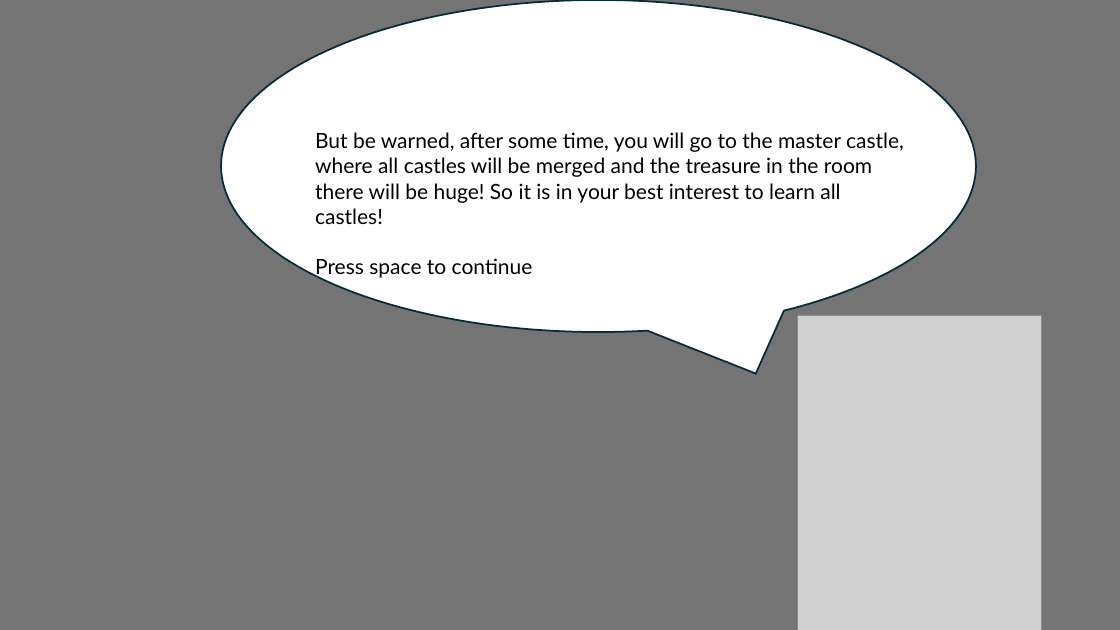
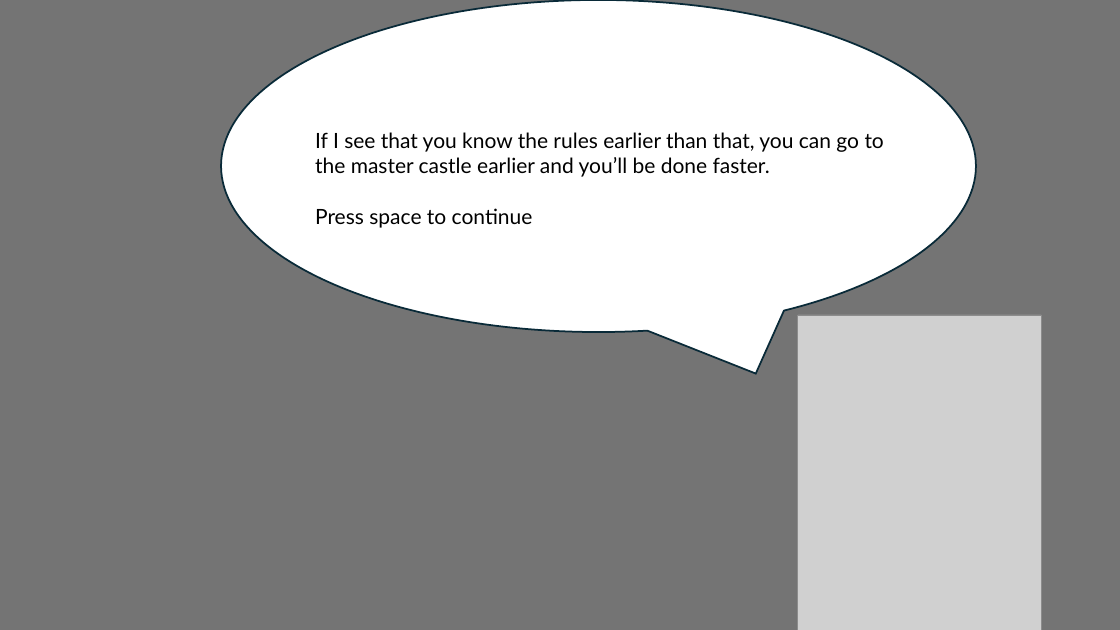
Before and after one commit to Ward-Claeys/PhD, a slide deck: slide 5 of experiment/Instructions.pptx. Drawn at 1120x630 pixels with LibreOffice and Linux fonts; fonts in the diff are those of the drawing; grey boxes stand for pictures. Boxes give left, top, right and bottom in pixels: in the first picture for what was removed or moved away, otherwise in the second. Text is boxed around its words. In the diff, an @@ line names an element or a change of style, - is before the commit and + after.

```diff
--- a/experiment/Instructions.pptx
+++ b/experiment/Instructions.pptx
@@ text at (315, 132, 884, 177): text changed @@
-But be warned, after some time, you will go to the master castle, where all castles will be merged and the treasure in the room there will be huge! So it is in your best interest to learn all castles!
+If I see that you know the rules earlier than that, you can go to the master castle earlier and you’ll be done faster.
```
Also in this commit, not shown: 9 other slides changed, 2 slides removed, 16 other files.
